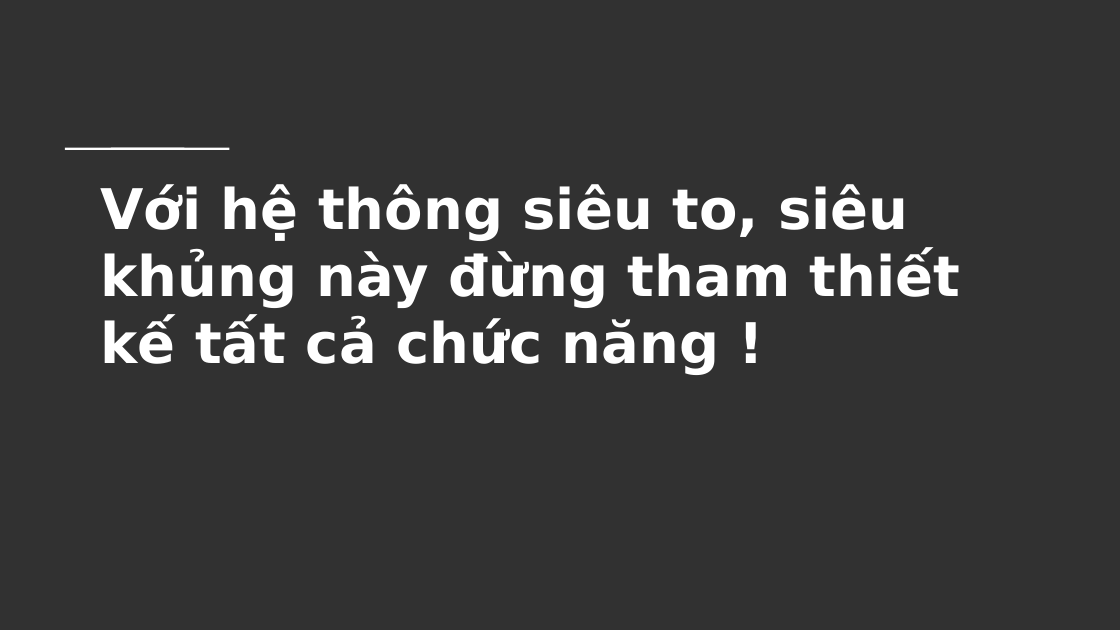
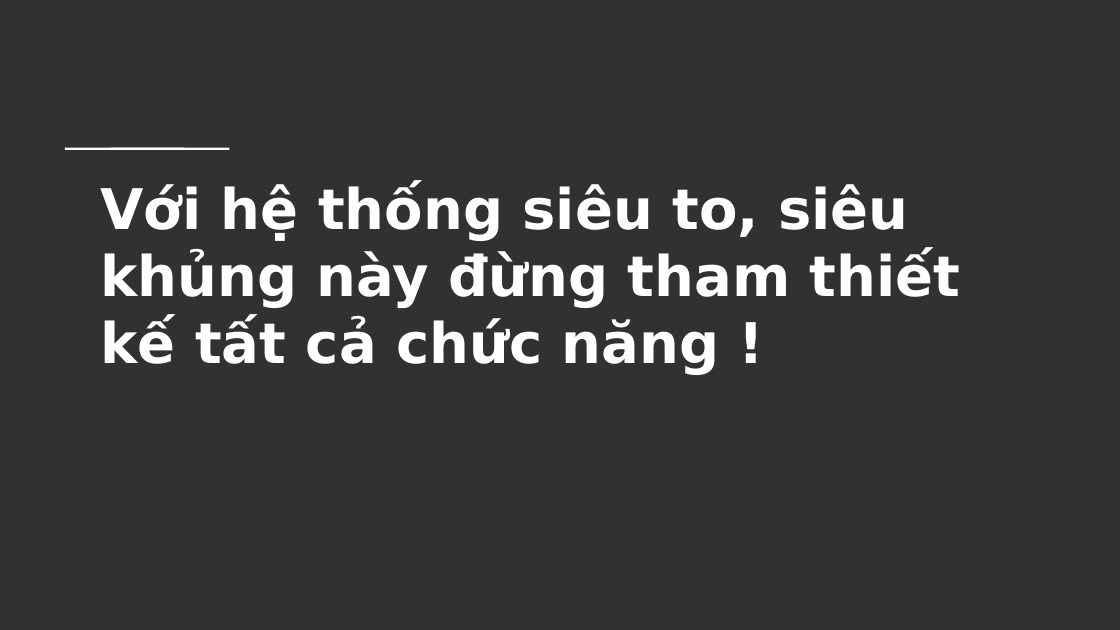
Before and after one commit to TechMaster/springboot2, a slide deck: slide 8 of ShopProduct/ThietKeHeThong.pptx. Drawn at 1120x630 pixels with LibreOffice and Linux fonts; fonts in the diff are those of the drawing; background and template pictures are left out. Boxes give left, top, right and bottom in pixels: in the first picture for what was removed or moved away, otherwise in the second. Text is boxed around its words. In the diff, an @@ line names an element or a change of style, - is before the commit and + after.

```diff
--- a/ShopProduct/ThietKeHeThong.pptx
+++ b/ShopProduct/ThietKeHeThong.pptx
@@ title at box(101, 183, 960, 375): text changed @@
-Với hệ thông siêu to, siêu khủng này đừng tham thiết kế tất cả chức năng !
+Với hệ thống siêu to, siêu khủng này đừng tham thiết kế tất cả chức năng !
```
Also in this commit, not shown: 16 other files.
